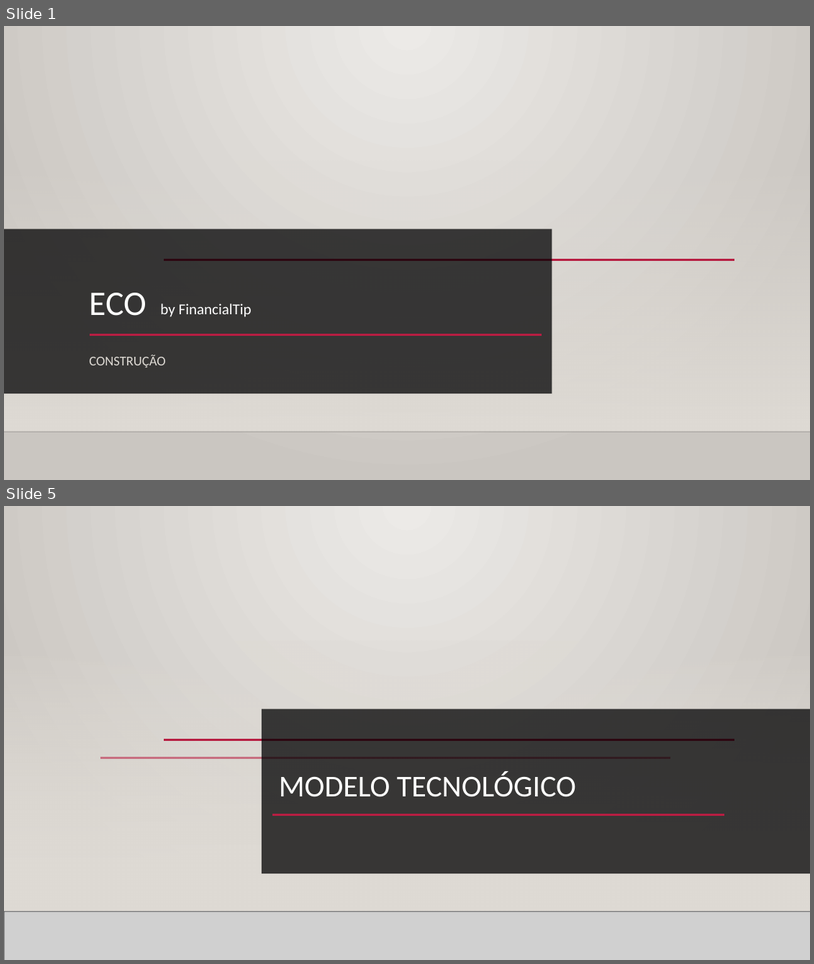
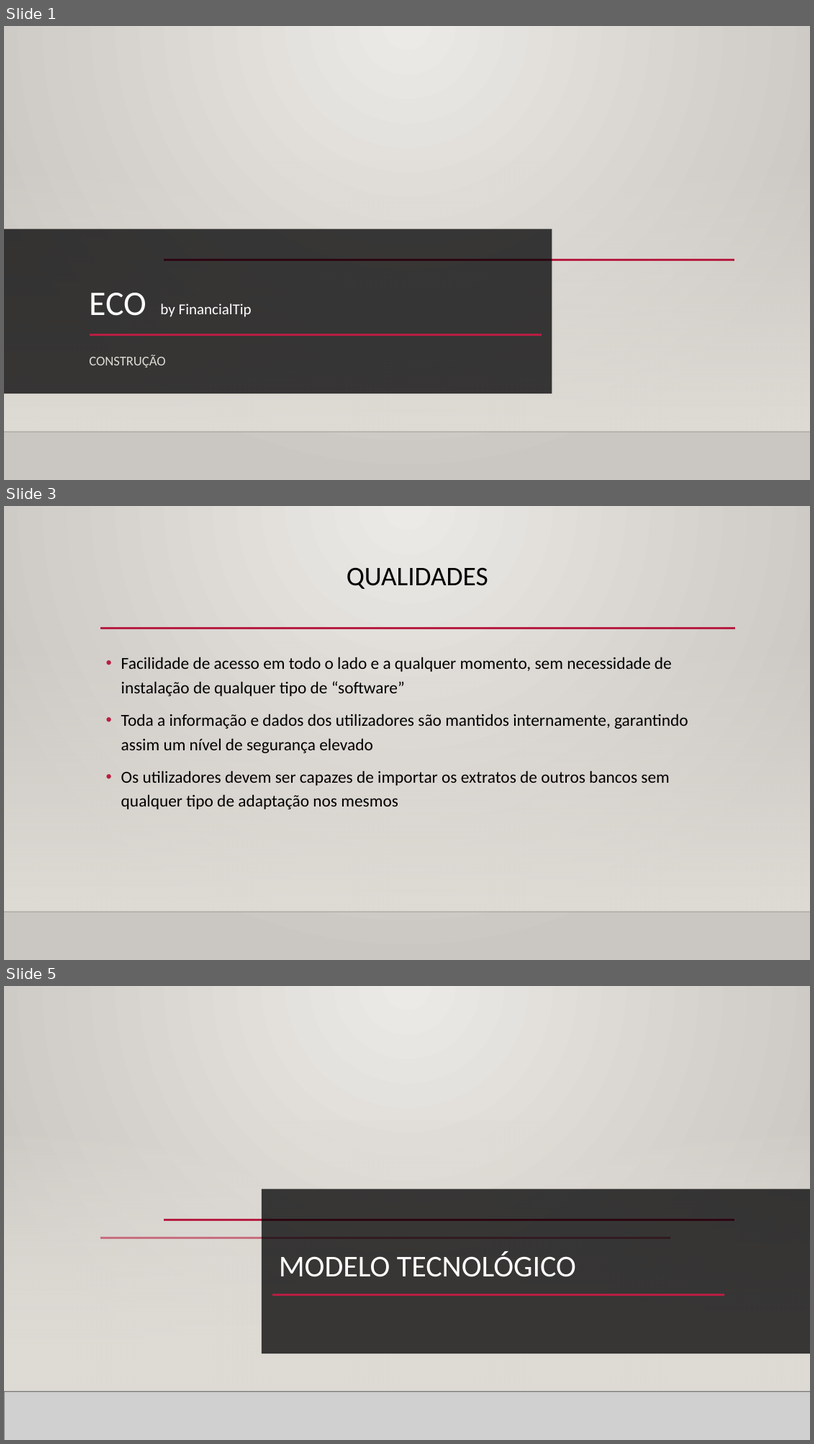
Before and after one commit to Projeto-ECO/Fase-3, a slide deck: Editables/Fase 3 - Construção.pptx. Shown one above the other, each under a label of ours: slides 1 and 5 before the commit, slides 1, 3 and 5 after it; the slides between them are not shown. The pictures are 814x964 and 814x1444 pixels, drawn with LibreOffice and Linux fonts; fonts in the diff are those of the drawing; grey boxes stand for pictures; background and template pictures are left out. Boxes give left, top, right and bottom in pixels: in the first picture for what was removed or moved away, otherwise in the second. Text is boxed around its words. In the diff, an @@ line names an element or a change of style, - is before the commit and + after.

```diff
--- a/Editables/Fase 3 - Construção.pptx
+++ b/Editables/Fase 3 - Construção.pptx
@@ slide 3 added at [4, 506, 810, 960], background gradient #ECEAE7 to #CAC7C1; not listed: 2 template elements that a slide beside it also shows @@
@@ title added at [347, 567, 489, 589], 32 pt, text #000000 @@
+QUALIDADES
@@ line added from (100, 628) to (736, 628), #B71E42 2.5 pt @@
@@ text added at [121, 656, 689, 809], 20 pt, text #000000 @@
+• Facilidade de acesso em todo o lado e a qualquer momento, sem necessidade de instalação de qualquer tipo de “software”
+• Toda a informação e dados dos utilizadores são mantidos internamente, garantindo assim um nível de segurança elevado
+• Os utilizadores devem ser capazes de importar os extratos de outros bancos sem qualquer tipo de adaptação nos mesmos
```
Also in this commit, not shown: 2 slides changed, 2 other slides added, 2 slides removed, 1 other file.
